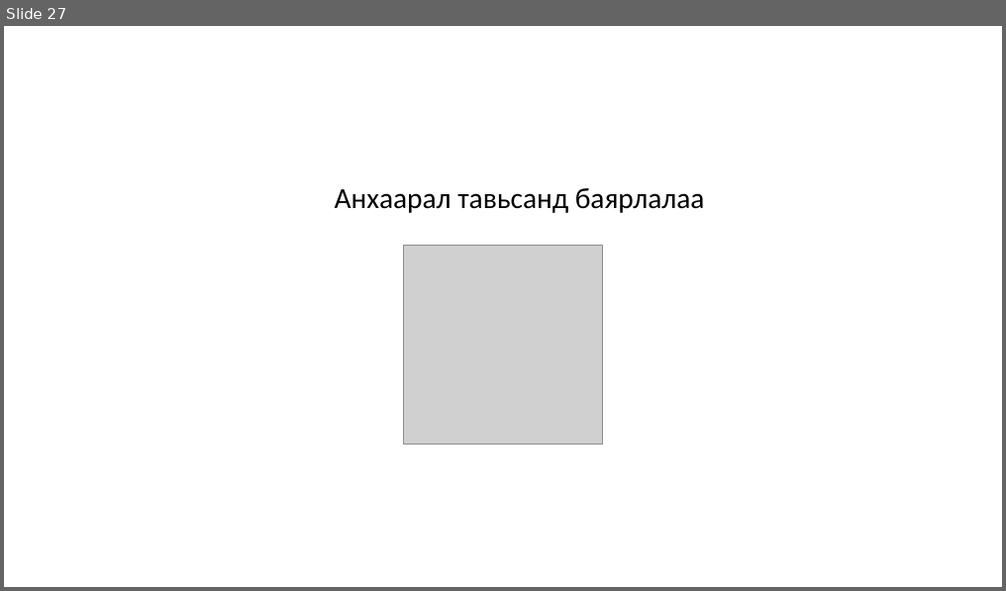
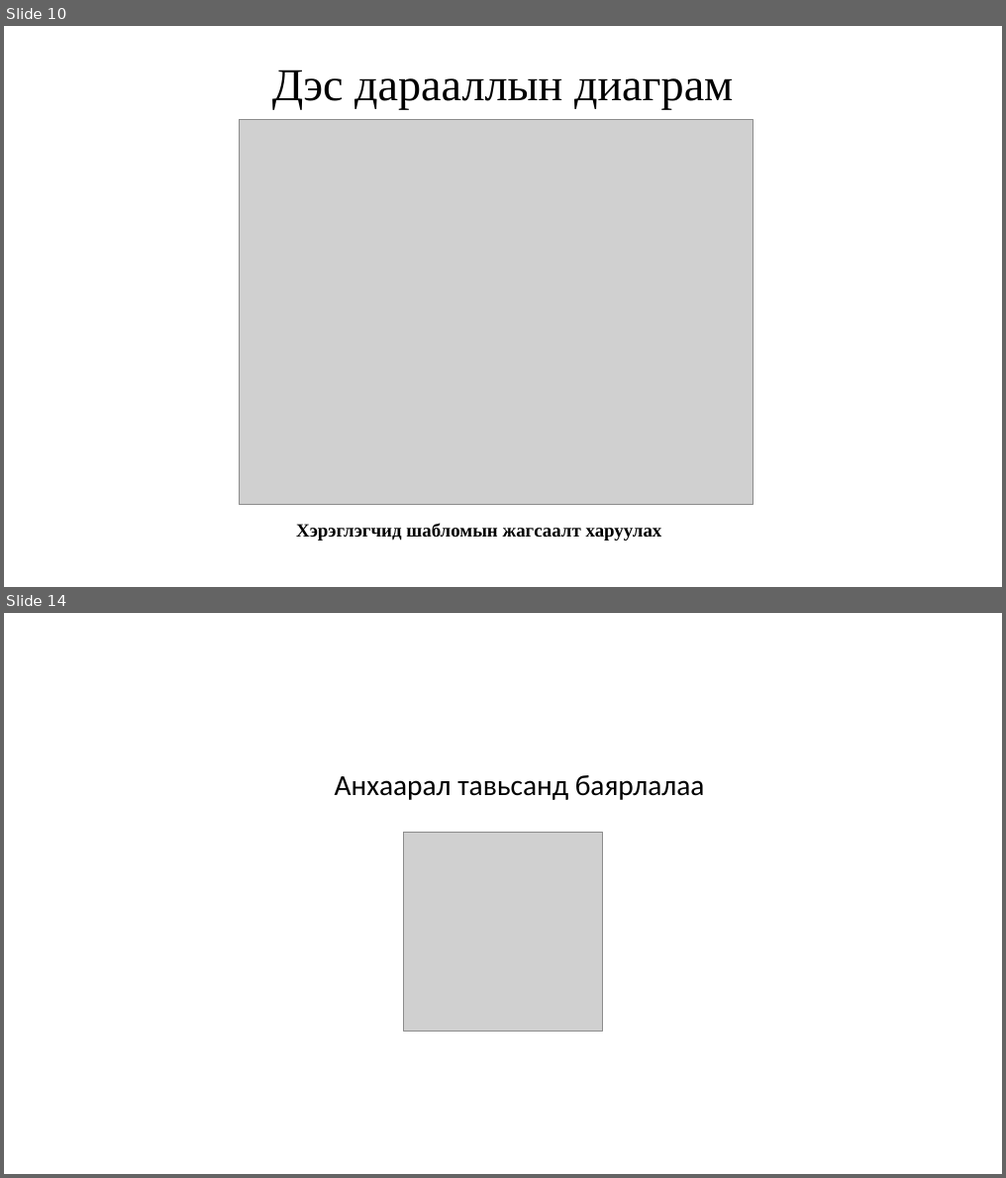
Before and after one commit to Munkhtuvshin/lat, a slide deck: diplom.odp. Shown one above the other, each under a label of ours: slide 27 before the commit, slides 10 and 14 after it; the slides between them are not shown. The pictures are 1006x591 and 1006x1178 pixels, drawn with LibreOffice and Linux fonts; fonts in the diff are those of the drawing; grey boxes stand for pictures. Boxes give left, top, right and bottom in pixels: in the first picture for what was removed or moved away, otherwise in the second. Text is boxed around its words. In the diff, an @@ line names an element or a change of style, - is before the commit and + after.

```diff
--- a/diplom.odp
+++ b/diplom.odp
@@ slide 10 added at (4,26,1002,587), background #FFFFFF @@
@@ text added at (272,70,733,110), 44 pt, text #000000 @@
+Дэс дарааллын диаграм
@@ picture added at (239,120,752,505) @@
@@ text added at (296,523,662,541), 18 pt, text #000000, bold @@
+Хэрэглэгчид шабломын жагсаалт харуулах
@@ what was slide 27 is now slide 14 @@
```
Also in this commit, not shown: 3 slides changed, 9 other slides added, 23 slides removed, 11 other files.
